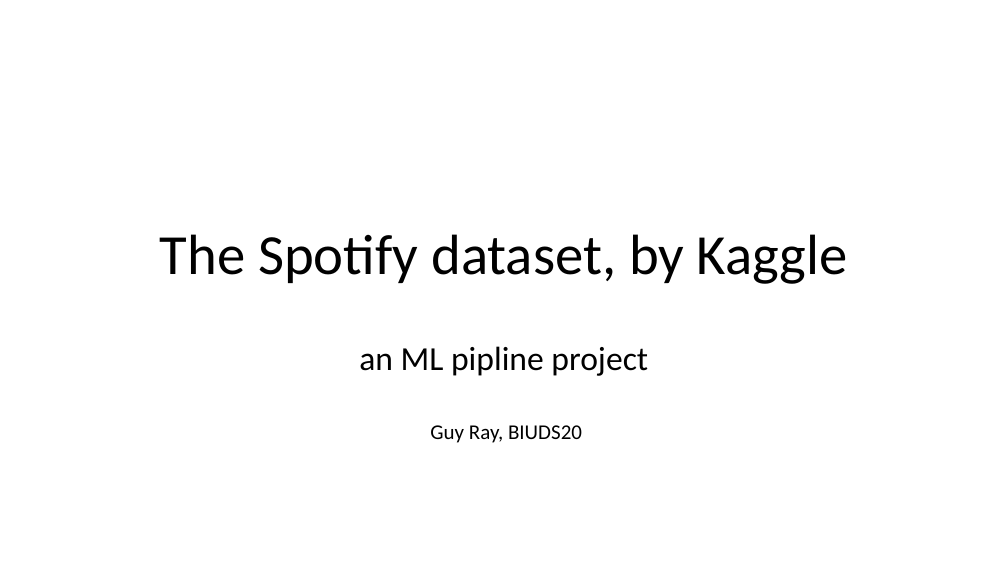
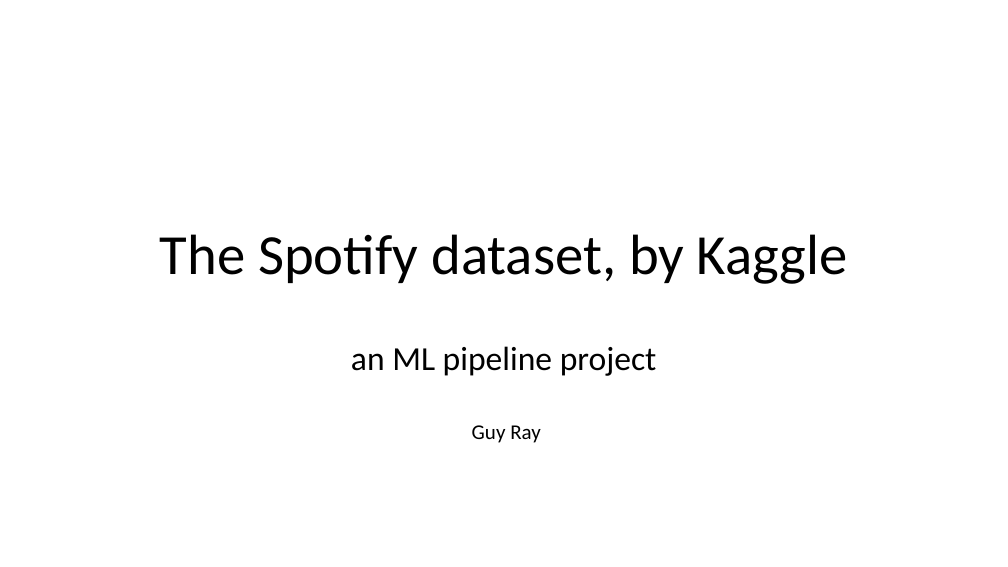
Before and after one commit to GuyRayOv/Spotify, a slide deck: slide 1 of data/Project Presentation.pptx. Drawn at 1008x567 pixels with LibreOffice and Linux fonts; fonts in the diff are those of the drawing. Boxes give left, top, right and bottom in pixels: in the first picture for what was removed or moved away, otherwise in the second. Text is boxed around its words. In the diff, an @@ line names an element or a change of style, - is before the commit and + after.

```diff
--- a/data/Project Presentation.pptx
+++ b/data/Project Presentation.pptx
@@ subtitle at box(351, 346, 657, 443): text changed @@
-an ML pipline project
-Guy Ray, BIUDS20
+an ML pipeline project
+Guy Ray
```
